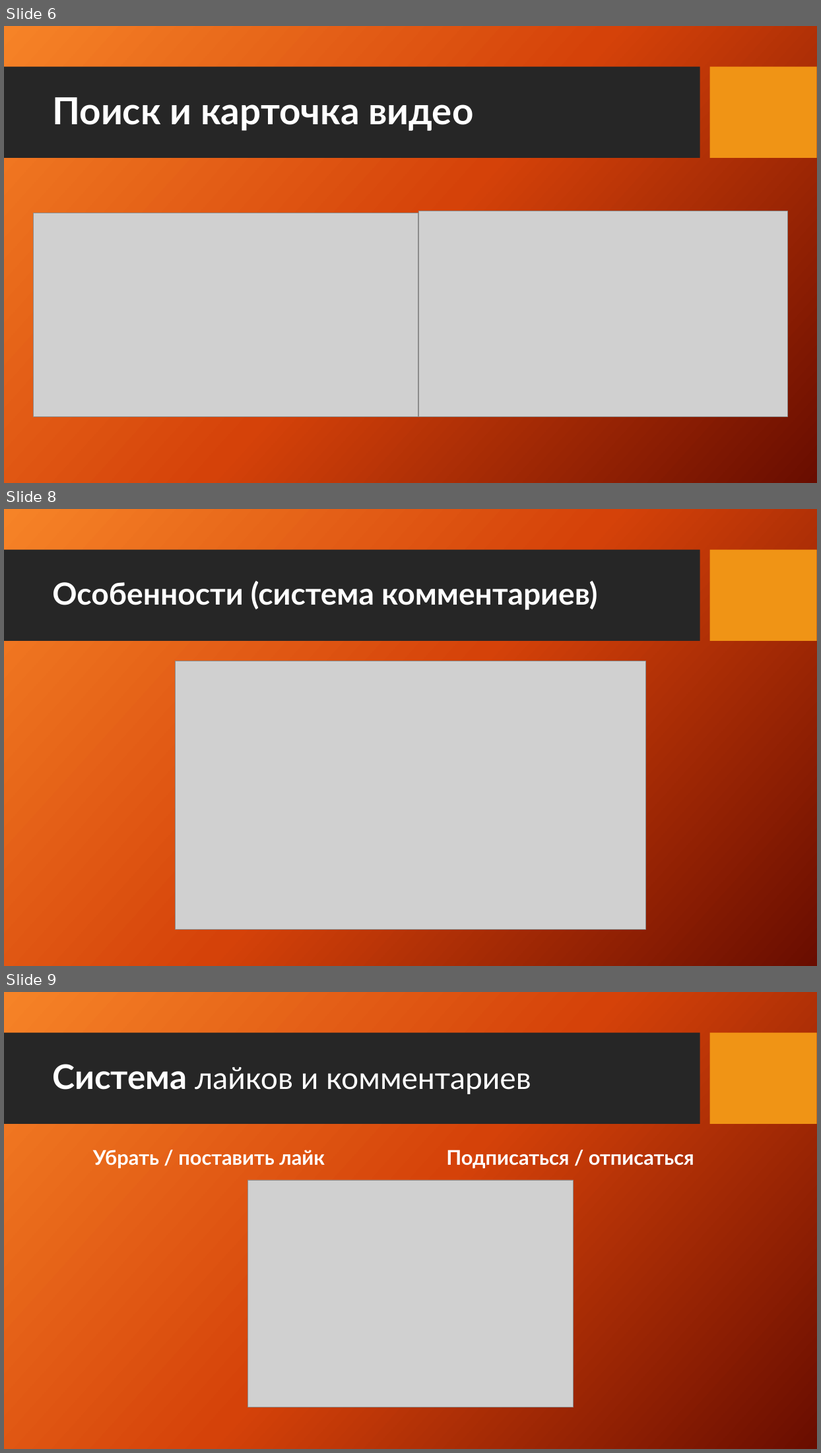
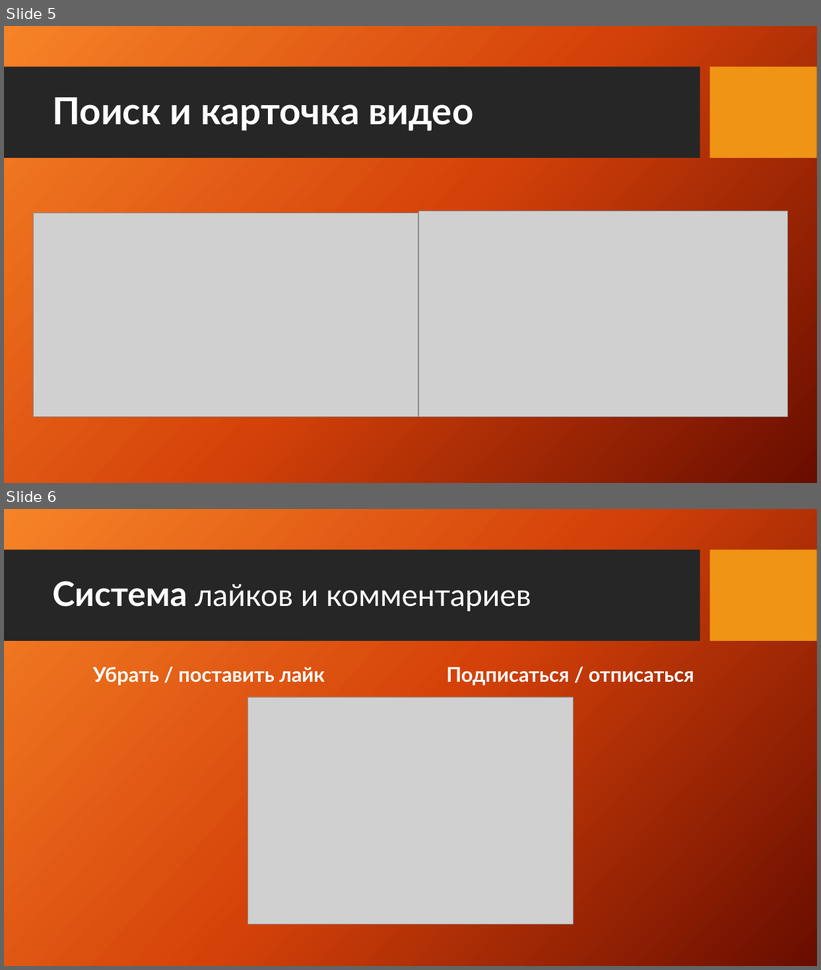
Before and after one commit to TuHeKocmoc/web, a slide deck: презентация и записка/Презентация.pptx. Shown one above the other, each under a label of ours: slides 6, 8 and 9 before the commit, slides 5 and 6 after it; the slides between them are not shown. The pictures are 821x1453 and 821x970 pixels, drawn with LibreOffice and Linux fonts; fonts in the diff are those of the drawing; grey boxes stand for pictures; background and template pictures are left out. Boxes give left, top, right and bottom in pixels: in the first picture for what was removed or moved away, otherwise in the second. Text is boxed around its words. In the diff, an @@ line names an element or a change of style, - is before the commit and + after.

```diff
--- a/презентация и записка/Презентация.pptx
+++ b/презентация и записка/Презентация.pptx
@@ slide 8 removed at [4,509,817,966], background picture (left out); not listed: 2 template elements that a slide beside it also shows @@
@@ title removed at [52,581,597,610] @@
-Особенности (система комментариев)
@@ picture removed at [176,661,646,930] @@
@@ what was slide 6 is now slide 5 @@
@@ what was slide 9 is now slide 6 @@
```
Also in this commit, not shown: 2 other slides removed, 1 other file.
